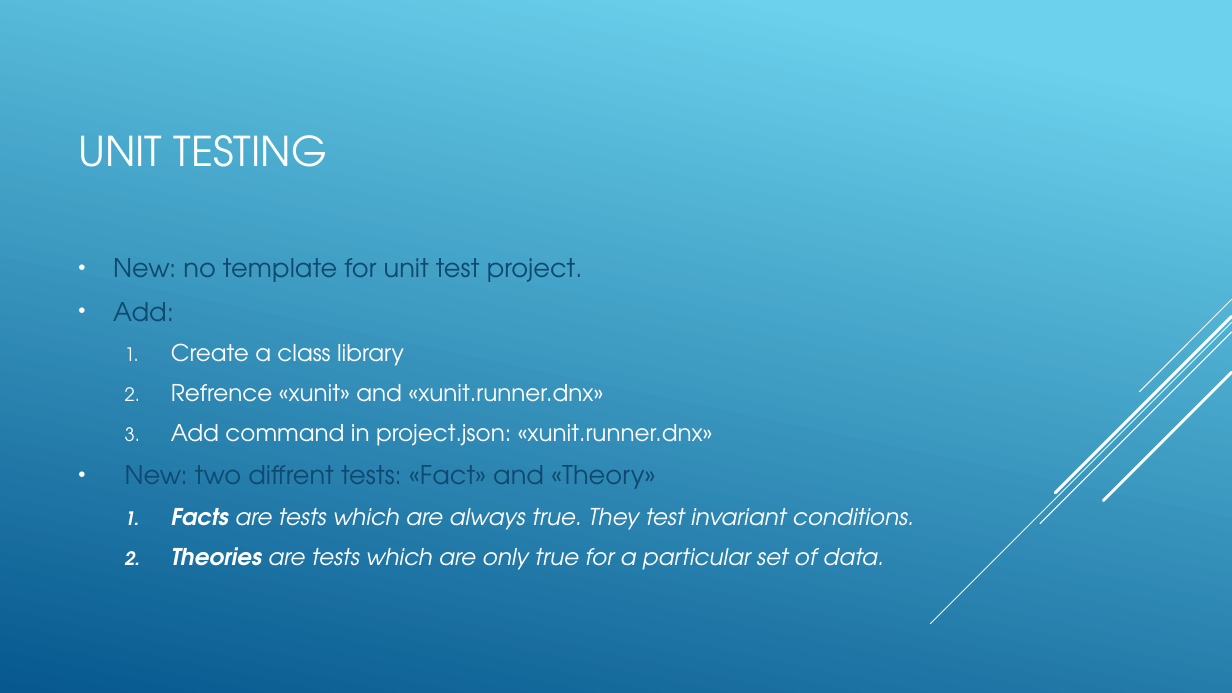
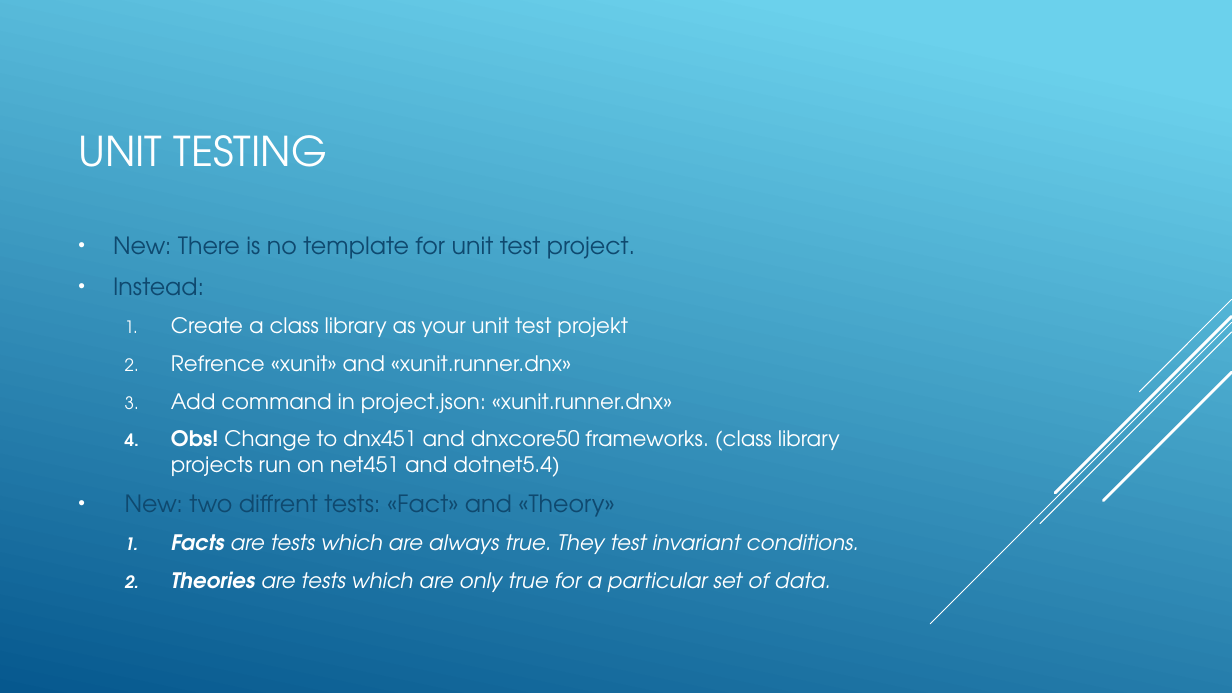
Before and after one commit to hstorruste/ASPNET5Examples, a slide deck: slide 7 of ASP.NET5.pptx. Drawn at 1232x693 pixels with LibreOffice and Linux fonts; fonts in the diff are those of the drawing. Boxes give left, top, right and bottom in pixels: in the first picture for what was removed or moved away, otherwise in the second. Text is boxed around its words. In the diff, an @@ line names an element or a change of style, - is before the commit and + after.

Commit message:
Updated pptx

```diff
--- a/ASP.NET5.pptx
+++ b/ASP.NET5.pptx
@@ text at (x1=113, y1=236, x2=635, y2=337): text changed; size 20 to 18.5 pt @@
-• New: no template for unit test project.
-• Add:
-  1. Create a class library
+• New: There is no template for unit test project.
+• Instead:
+  1. Create a class library as your unit test projekt
@@ text at (x1=125, y1=355, x2=859, y2=592): size 18 to 16.6 pt in "Refrence «xunit» and «xunit.runner.dnx»", "Add command in project.json: «xunit.runner.dnx»", "Facts are tests which are always true. ...", "Theories are tests which are only true ..."; size 20 to 18.5 pt in "New: two diffrent tests: «Fact» and «Theory»" @@
@@ text at (x1=171, y1=430, x2=840, y2=477): paragraph added @@
+  4. Obs! Change to dnx451 and dnxcore50 frameworks. (class library projects run on net451 and dotnet5.4)
```
